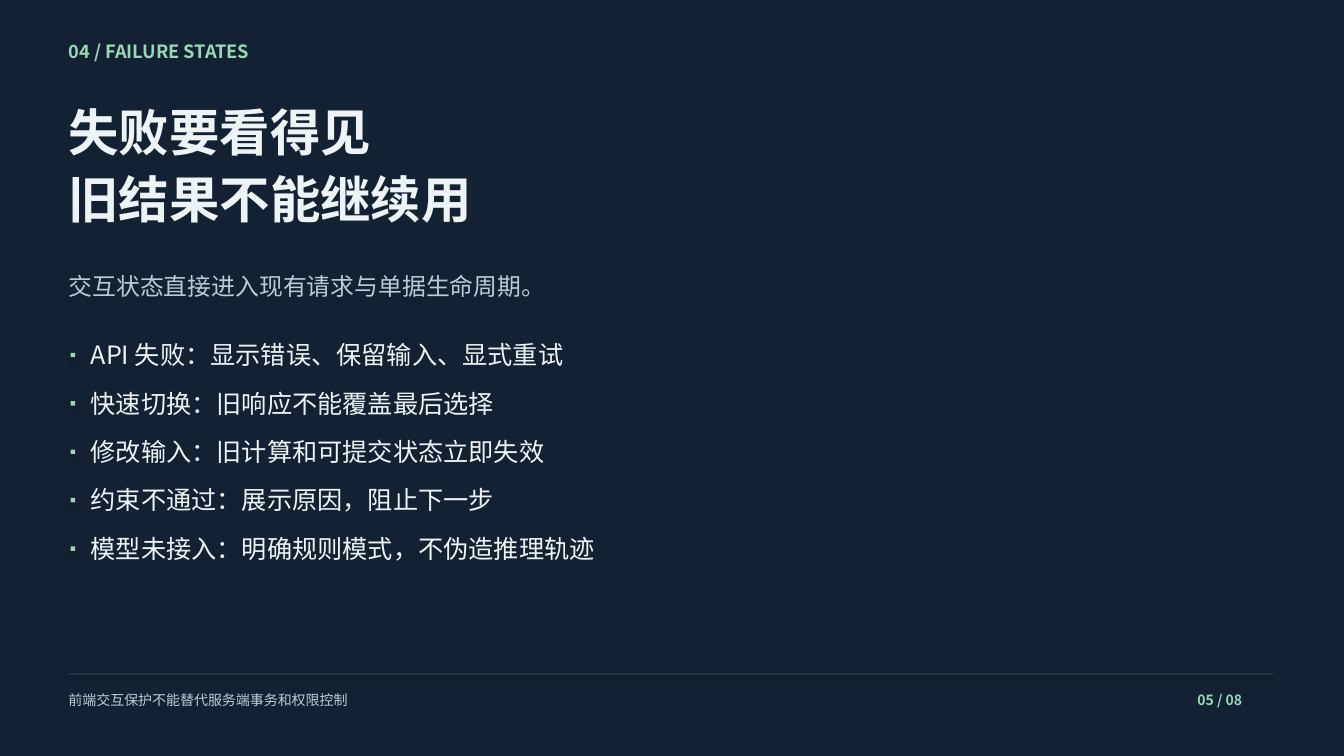
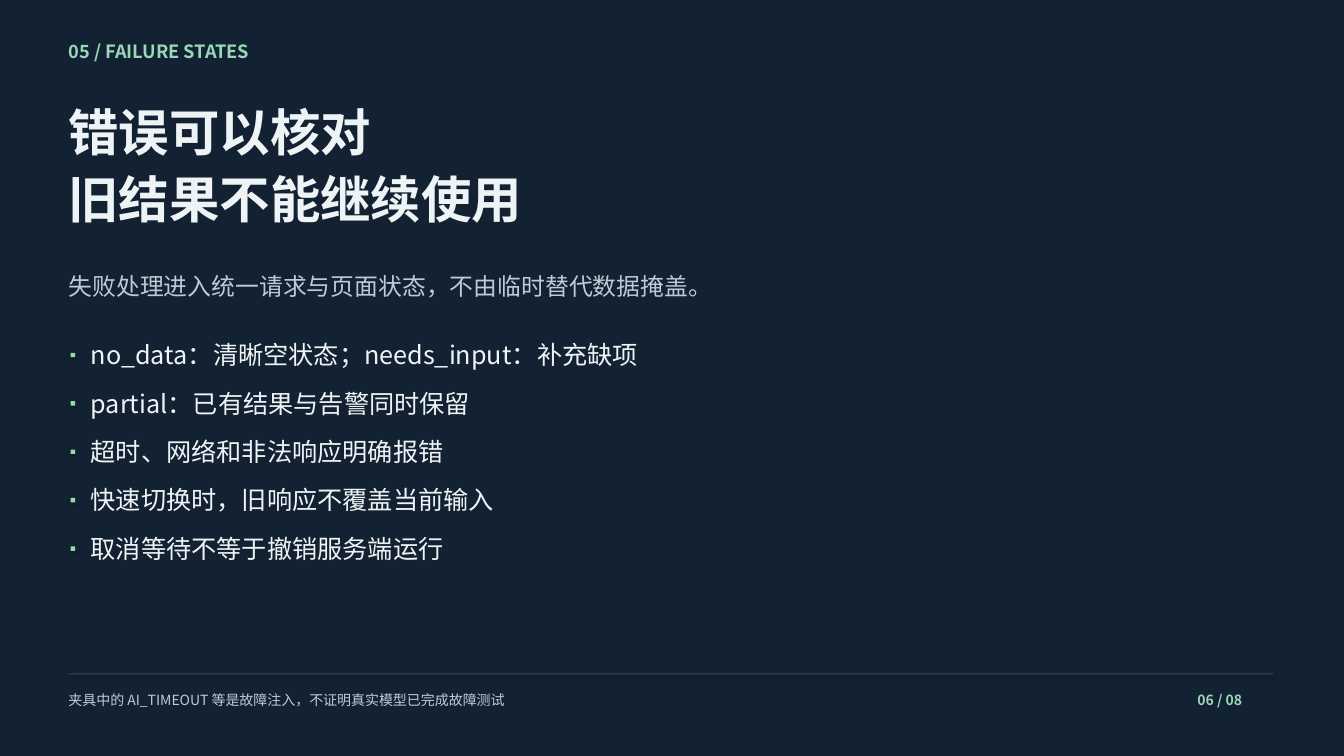
Before and after one commit to lyu054553-sketch/xihhhhh, a slide deck: slide 6 of docs/DEMO_SLIDES.pptx (slide 5 before the commit). Drawn at 1344x756 pixels with LibreOffice and Linux fonts; fonts in the diff are those of the drawing. Boxes give left, top, right and bottom in pixels: in the first picture for what was removed or moved away, otherwise in the second. Text is boxed around its words. In the diff, an @@ line names an element or a change of style, - is before the commit and + after.

```diff
--- a/docs/DEMO_SLIDES.pptx
+++ b/docs/DEMO_SLIDES.pptx
@@ text at (68, 44, 250, 58): text changed @@
-04 / FAILURE STATES
+05 / FAILURE STATES
@@ text at (68, 108, 522, 223): text changed @@
-失败要看得见
-旧结果不能继续用
+错误可以核对
+旧结果不能继续使用
@@ text at (68, 275, 712, 297): text changed @@
-交互状态直接进入现有请求与单据生命周期。
+失败处理进入统一请求与页面状态，不由临时替代数据掩盖。
@@ text at (91, 342, 638, 370): text changed @@
-API 失败：显示错误、保留输入、显式重试
+no_data：清晰空状态；needs_input：补充缺项
@@ text at (91, 391, 470, 419): text changed @@
-快速切换：旧响应不能覆盖最后选择
+partial：已有结果与告警同时保留
@@ text at (91, 439, 444, 463): text changed @@
-修改输入：旧计算和可提交状态立即失效
+超时、网络和非法响应明确报错
@@ text at (91, 487, 494, 512): text changed @@
-约束不通过：展示原因，阻止下一步
+快速切换时，旧响应不覆盖当前输入
@@ text at (91, 536, 444, 560): text changed @@
-模型未接入：明确规则模式，不伪造推理轨迹
+取消等待不等于撤销服务端运行
@@ text at (68, 693, 505, 707): text changed @@
-前端交互保护不能替代服务端事务和权限控制
+夹具中的 AI_TIMEOUT 等是故障注入，不证明真实模型已完成故障测试
@@ text at (1197, 694, 1242, 705): text changed @@
-05 / 08
+06 / 08
```
Also in this commit, not shown: 4 other slides changed, 3 slides added, 3 slides removed, 15 other files.
